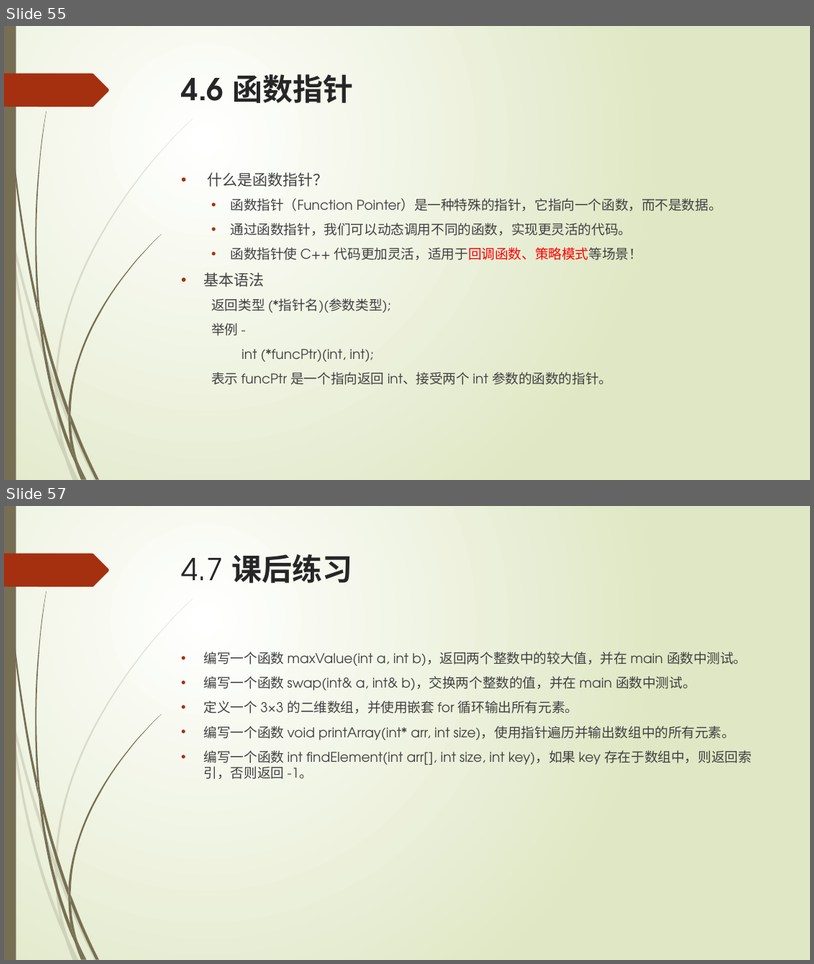
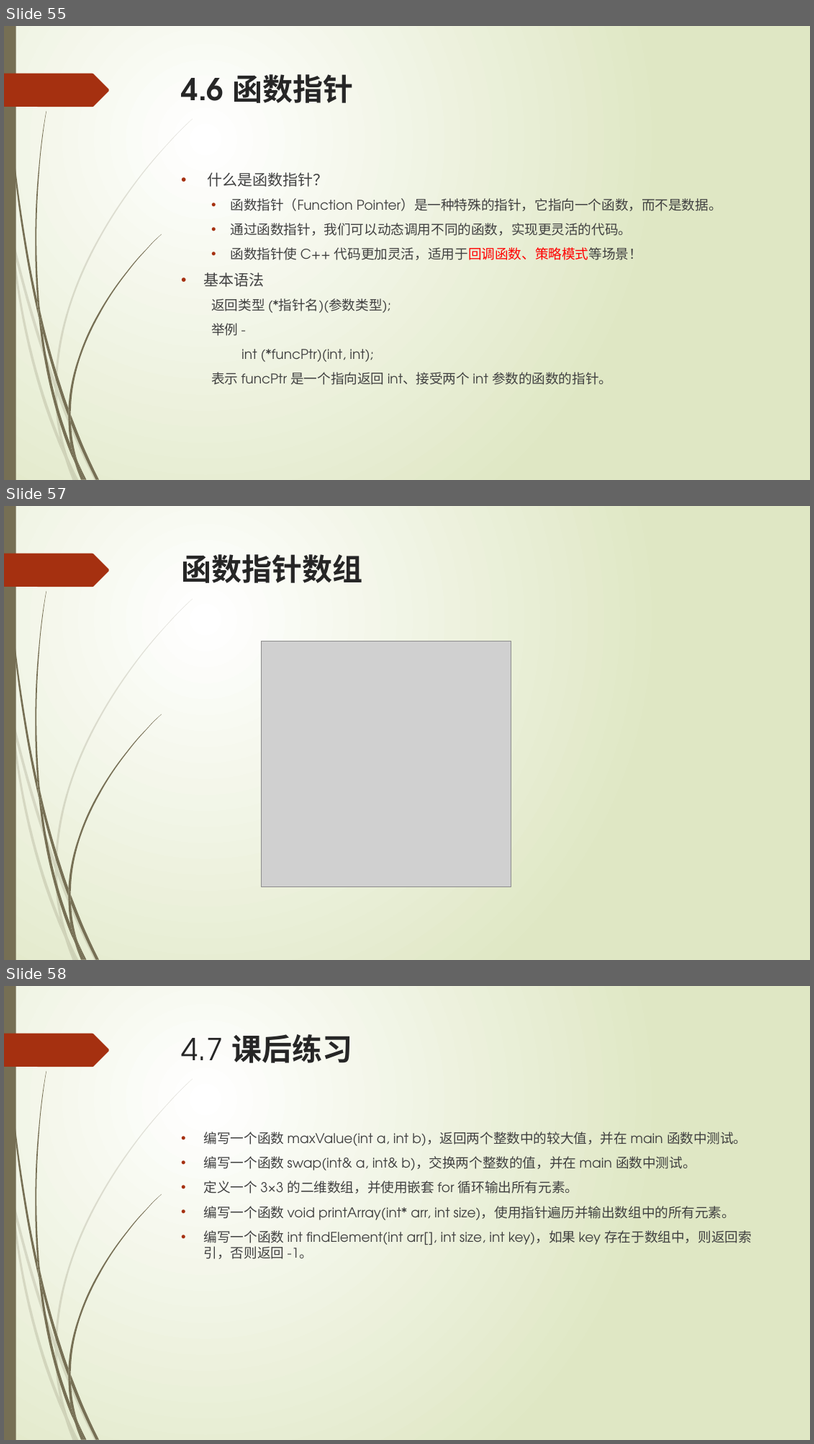
Before and after one commit to liuty2006/learn, a slide deck: learn_cpp/docs/C++语言培训.pptx. Shown one above the other, each under a label of ours: slides 55 and 57 before the commit, slides 55, 57 and 58 after it; the slides between them are not shown. The pictures are 814x964 and 814x1444 pixels, drawn with LibreOffice and Linux fonts; fonts in the diff are those of the drawing; grey boxes stand for pictures. Boxes give left, top, right and bottom in pixels: in the first picture for what was removed or moved away, otherwise in the second. Text is boxed around its words. In the diff, an @@ line names an element or a change of style, - is before the commit and + after.

```diff
--- a/learn_cpp/docs/C++语言培训.pptx
+++ b/learn_cpp/docs/C++语言培训.pptx
@@ slide 57 added at bbox=[4, 506, 810, 960], background gradient #FFFFFF to #DFE8C4; not listed: 24 template elements that a slide beside it also shows @@
@@ title added at bbox=[182, 554, 363, 583], 36 pt, text #262626, bold @@
+函数指针数组
@@ picture added at bbox=[261, 641, 511, 886] @@
@@ what was slide 57 is now slide 58 @@
```
Also in this commit, not shown: 1 slide changed, 1 other file.
